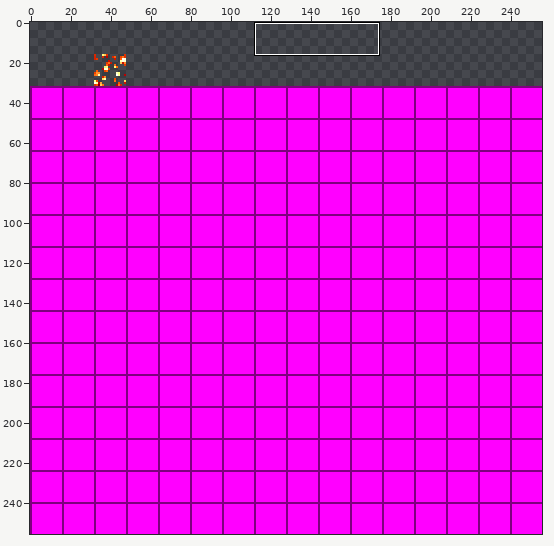
Sprite sheet -- src/main/resources/textures/tile_glow.png. Above, an overview of the earlier version with the close-up marked.
Close-up. Earlier state:
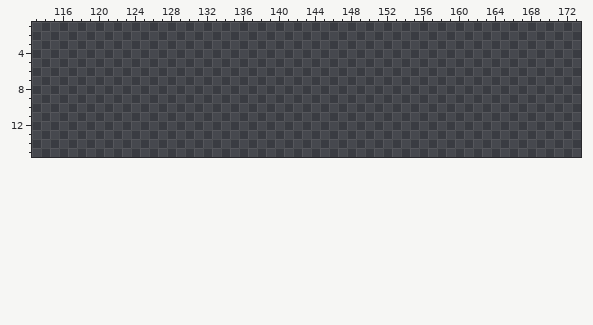
The file is 256x256 pixels. Colours within 5 levels of each other are drawn and written as one. Shown: x 113..173, y 1..15.
Palette (. is transparent): 
Once edited:
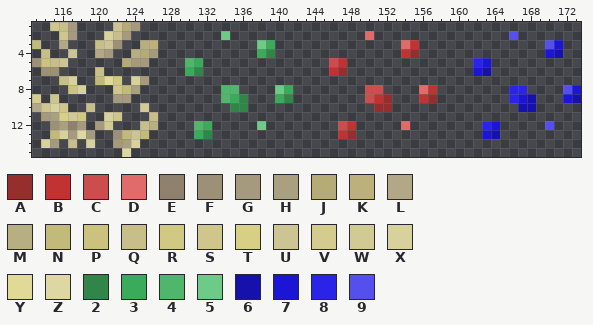
Colours new in this view: A #962e2e  B #c13333  C #cc4d4d  D #e16a6a  E #8f816e  F #9c9077  G #a59a7d  H #a9a07f  J #b5ab76  K #bcb17c  L #b2a887  M #b7ae82  N #c2ba7b  P #cac27e  Q #c7be8a  R #d1c983  S #cec68c  T #d6cf85  U #ccc495  V #d3cc8e  W #d1ca95  X #d7d19d  Y #e1da96  Z #dcd7a3  2 #328549  3 #3aab5a  4 #51b66d  5 #6dcb87  6 #1611aa  7 #1c15d5  8 #2a24e9  9 #5550ed
From old to new:
Changed rows in their new state; - is an unchanged pixel.
first column x 113:
 1 --SQG----UJG-------------------------------------------------
 2 ---SG---XQG----------5---------------D---------------9-------
 3 N--L---QUF--MK-----------53--------------DB--------------97--
 4 -Q--U--LG--MJG-----------32--------------BA--------------76--
 5 FPQU------JGG----43--------------CB--------------87----------
 6 -FF----Q---------32--------------BA--------------76----------
 7 ---QX--NYR-XG------------------------------------------------
 8 ----PX---SNH---------44----53--------CC----DB--------88----97
 9 V-S------GG----------432---32--------CBA---BA--------876---76
10 LSXS--Q-----W---------22--------------AA--------------66-----
11 -GHTWR--XS---Q-----------------------------------------------
12 --FHEG-GV---QM----43-----5--------CB-----D--------87-----9---
13 --NXGZG--FNUN-----32--------------BA--------------76---------
14 -XG-Q-X--GHX-------------------------------------------------
15 ----------Z--------------------------------------------------
Boxes around the changes in both close-ups, in picture pixels (x1, y1, x2, y2):
added: (32, 22, 293, 157)
added: (329, 31, 437, 139)
added: (473, 31, 581, 139)
